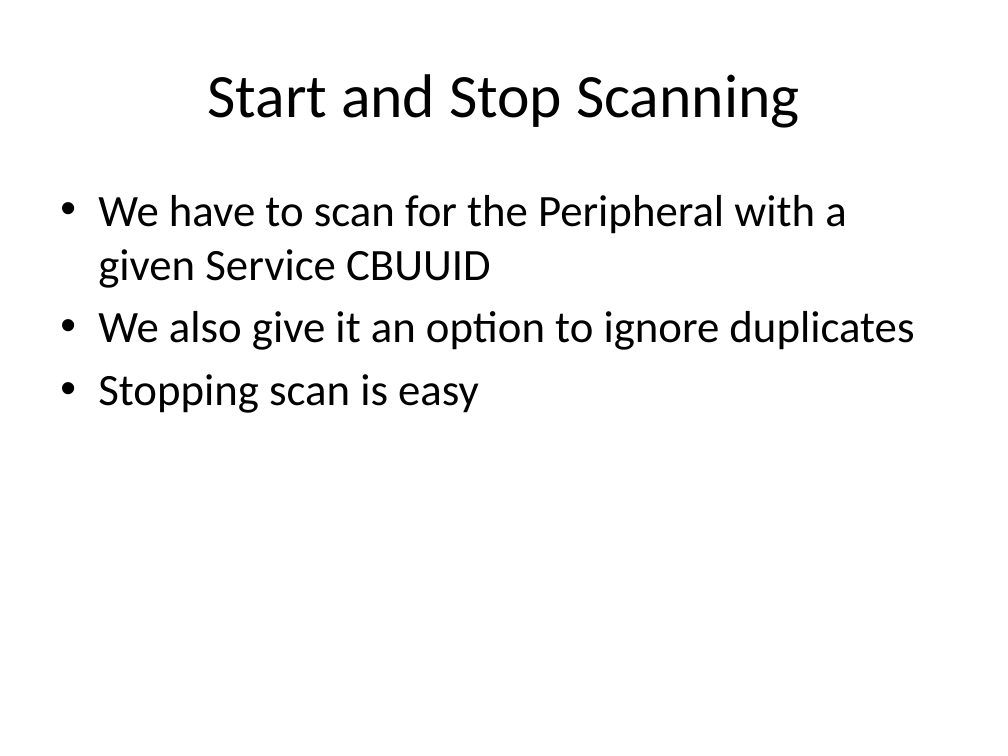
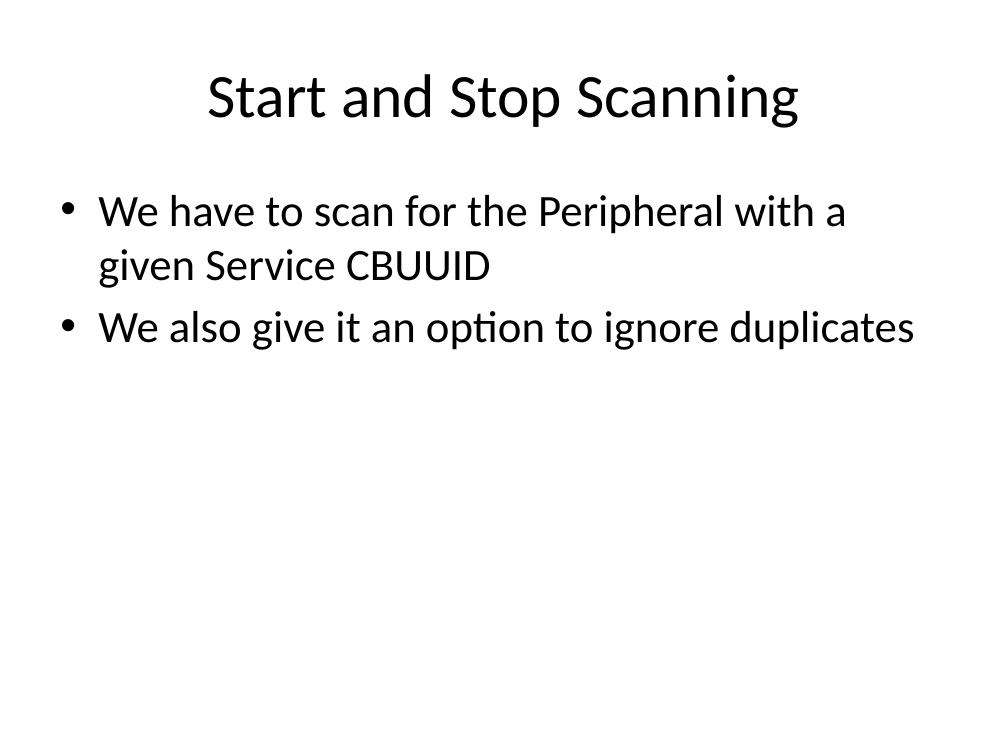
Before and after one commit to a34729t/SimpleCentral, a slide deck: slide 19 of Lecture.pptx. Drawn at 1008x756 pixels with LibreOffice and Linux fonts; fonts in the diff are those of the drawing. Boxes give left, top, right and bottom in pixels: in the first picture for what was removed or moved away, otherwise in the second. Text is boxed around its words. In the diff, an @@ line names an element or a change of style, - is before the commit and + after.

```diff
--- a/Lecture.pptx
+++ b/Lecture.pptx
@@ text at [98,374,479,413]: paragraph removed @@
-• Stopping scan is easy
```
Also in this commit, not shown: 6 other slides changed.
